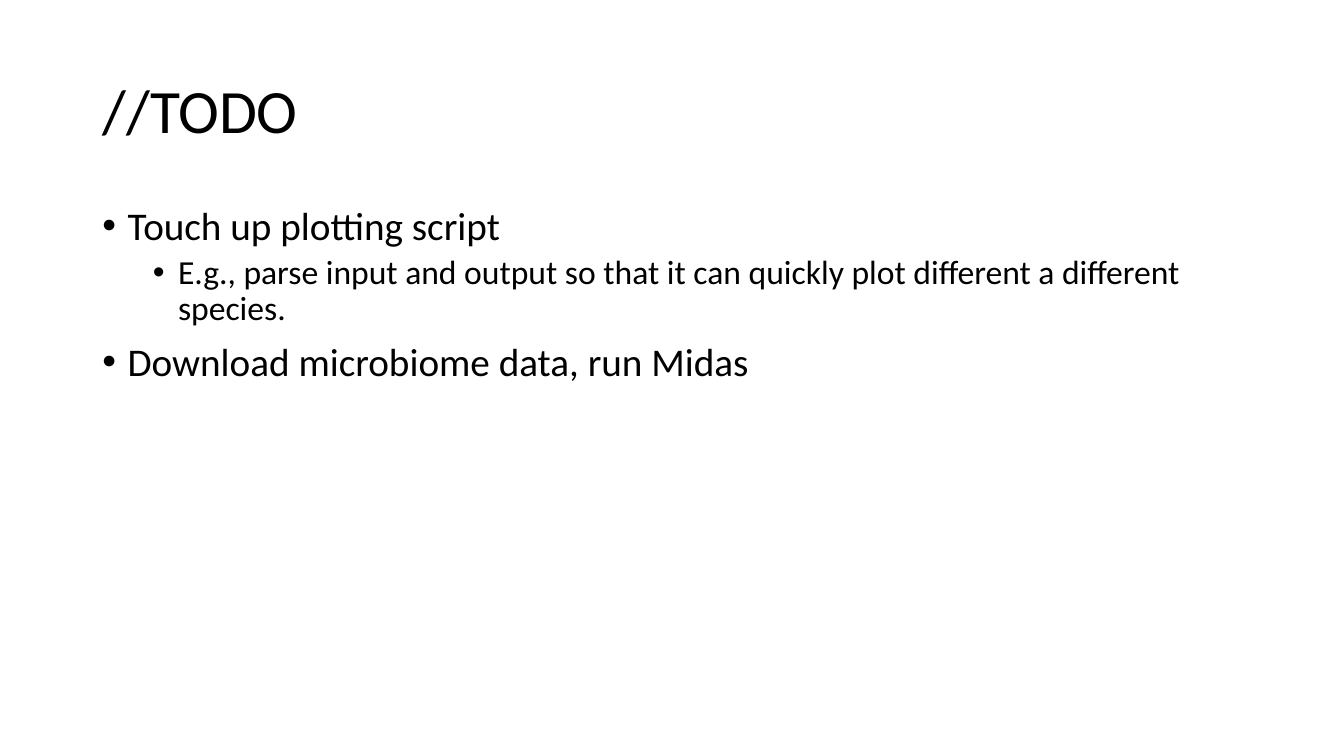
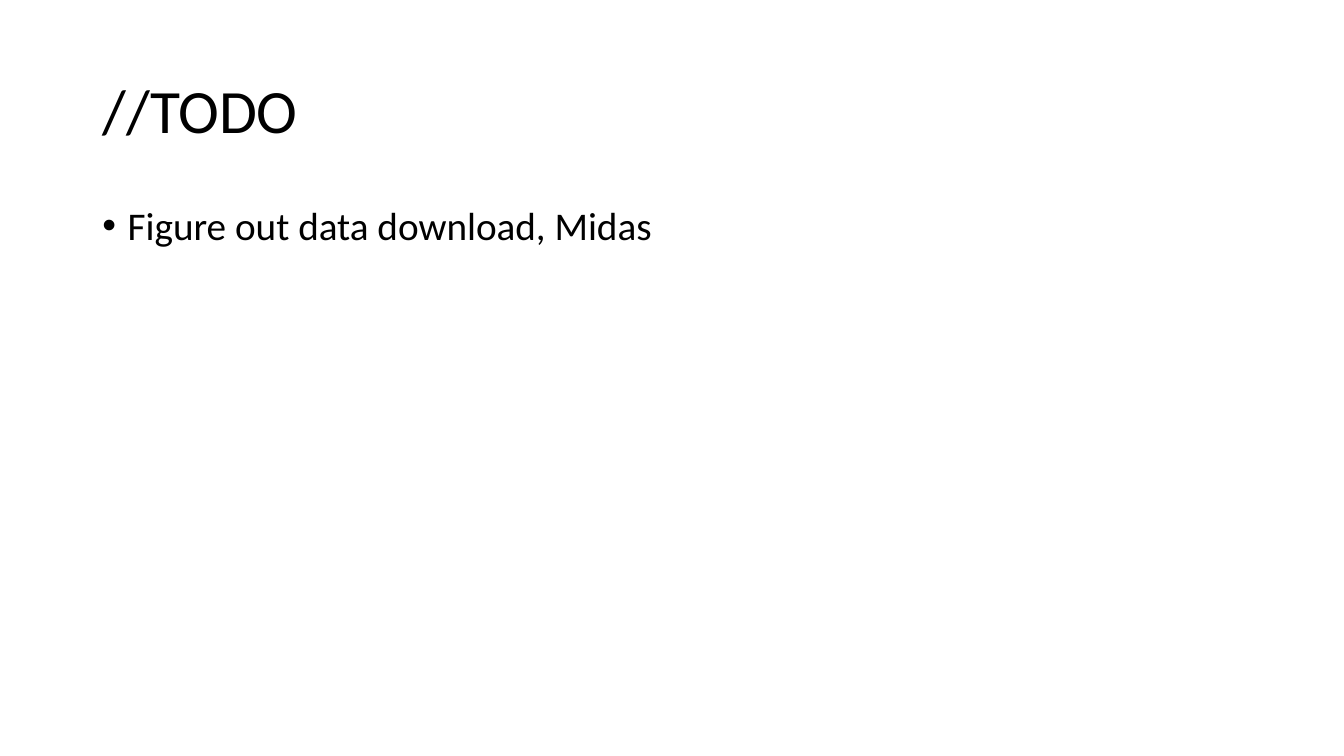
Before and after one commit to jon-mah/demo_for_ccgb, a slide deck: slide 22 of Summary/20210125_demo_for_ccgb_rotation_update.pptx (slide 17 before the commit). Drawn at 1344x756 pixels with LibreOffice and Linux fonts; fonts in the diff are those of the drawing. Boxes give left, top, right and bottom in pixels: in the first picture for what was removed or moved away, otherwise in the second. Text is boxed around its words. In the diff, an @@ line names an element or a change of style, - is before the commit and + after.

```diff
--- a/Summary/20210125_demo_for_ccgb_rotation_update.pptx
+++ b/Summary/20210125_demo_for_ccgb_rotation_update.pptx
@@ text at [128,212,652,247]: text changed; size 24 to 28 pt @@
-• Touch up plotting script
-  • E.g., parse input and output so that it can quickly plot different a different species.
-• Download microbiome data, run Midas
+• Figure out data download, Midas
```
Also in this commit, not shown: 4 other slides changed, 5 slides added, 7 other files.
